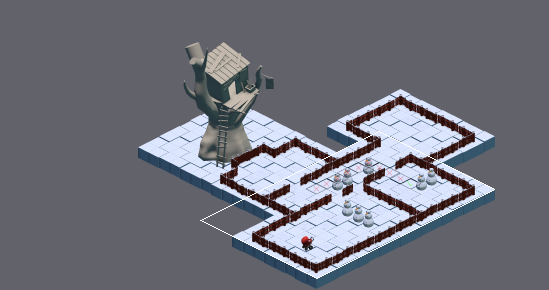
One commit to this Tiled map (JSON): TBSA/Bin/Data/Tiled/1_Treehouse.json. Above: a wide view before the commit, with the close-up outlined.
Close-up. Earlier state:
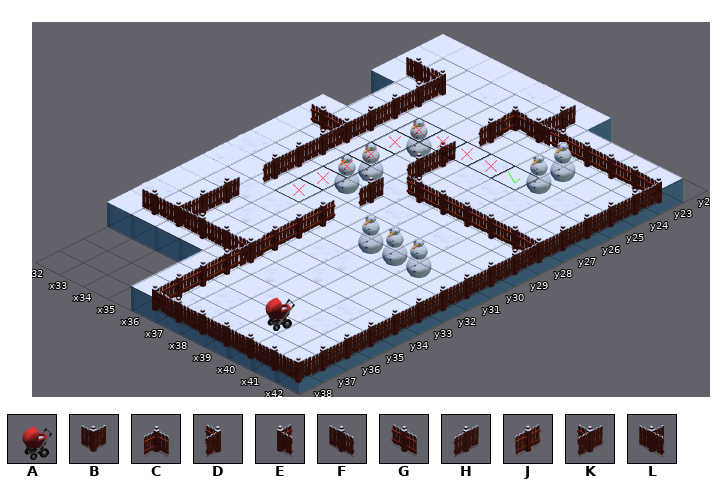
Cells are 128x64 px. Isometric: x runs down to the right, y down to the left. Shown: x 32..42, y 22..38.
Key: from "tileSheetProps": A 82; from "tileSheetWalls": B 1, C 2, D 3, E 4, F 5, G 6, H 7, J 16, K 19, L 22.
_ is an empty cell.
Layers that did not change in this view are not listed.
Layer "walls" before, first column x 32:
22 _____H_____
23 FD__CLGGGGD
24 _H__H_____H
25 _H________H
26 _H__H_____H
27 GK__H_____H
28 _H___GGGGGK
29 _H__H_____H
30 _H________H
31 ____J_____H
32 _H__J_____H
33 _H__J_____H
34 FLFFK_____H
35 ____J_____H
36 ____J__A__H
37 ____J_____H
38 ____EFFFFFB
Now the later version:
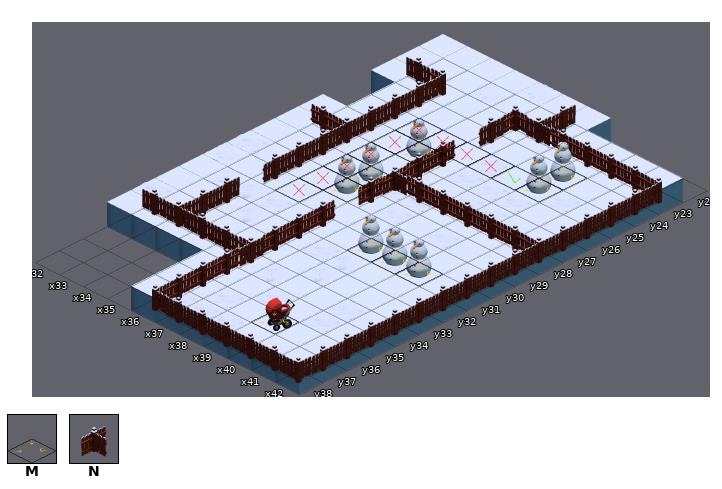
Further tiles: from "_dataTileSheet": M 3; from "tileSheetWalls": N 21.
Tiles of an added or newly shown layer are drawn over the layers below it.
The edit:
Changed rows in their new state; . is an unchanged cell.
Layer "walls":
first column x 36:
26 J
27 J
28 N
29 J
Layer "_covers" (added):
first column x 35:
24 ....M.
25 ....M.
26 M.....
28 M.....
29 M.....
31 ...MMM
first column x 39:
36 M
